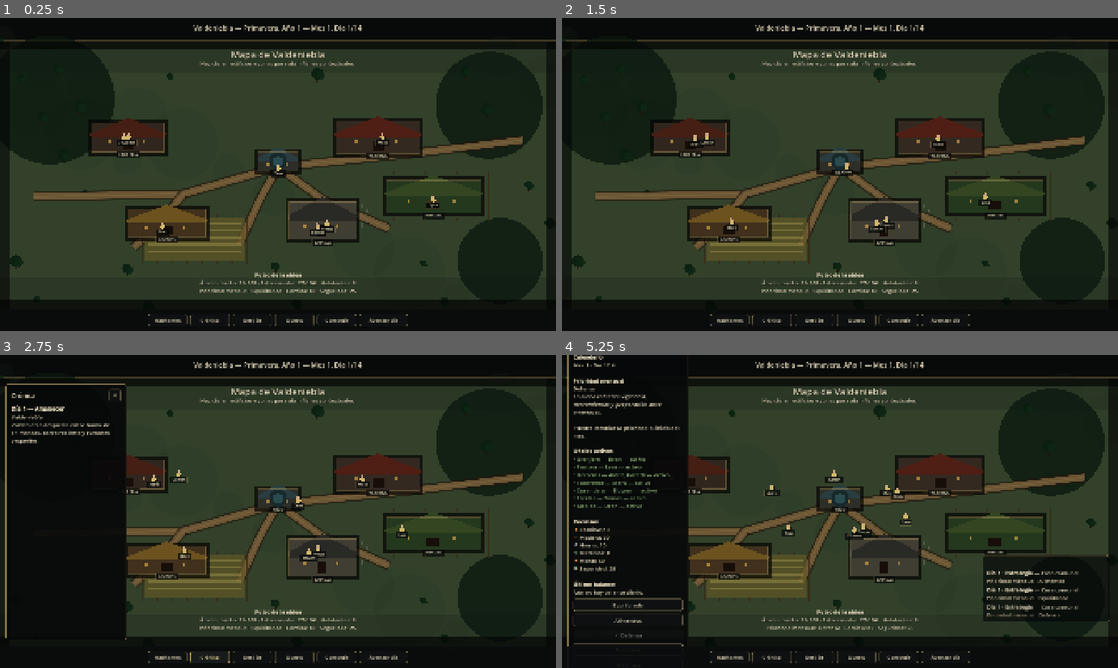
Above: before the commit, frames 1-4 (two rows, left to right).
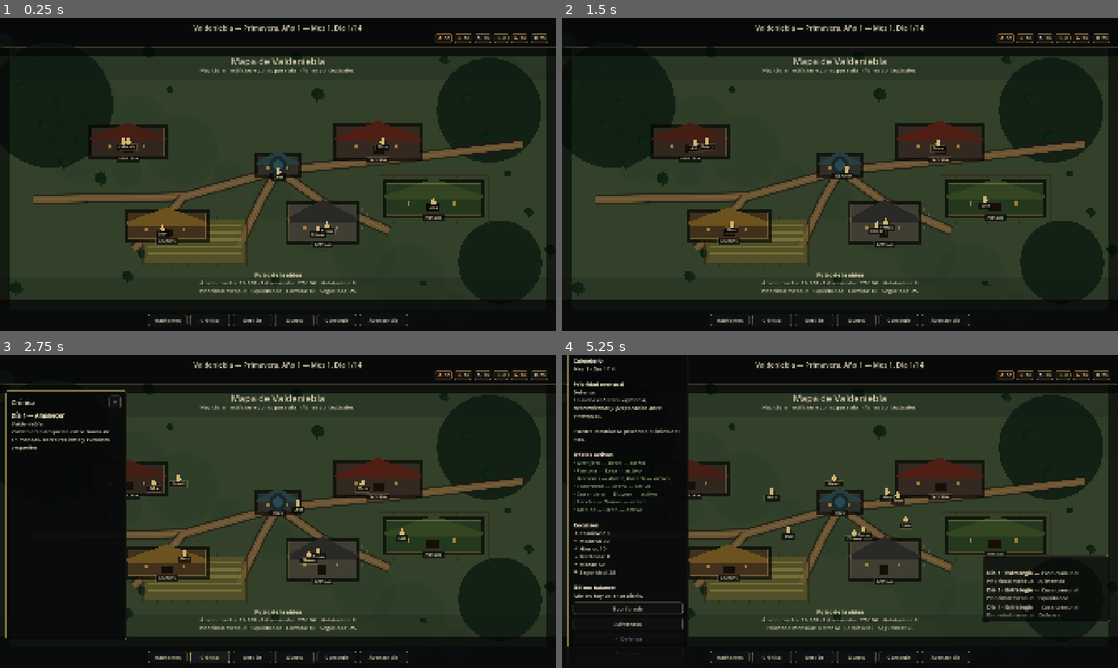
Above: after the commit, the same moments.

Repository: Nachobt98/valdeniebla
Game: Godot game, scene res://main.tscn
Two runs of this game, one before a commit and one after it. Both use one fixed random seed, a clock stepped at 60 frames per second and the inputs below.
Inputs:
- Up to frame 1 (0.25 s): no input
- Up to frame 2 (1.5 s): click "Habitantes" at 0.5 s; click "×" at 1.25 s
- Up to frame 3 (2.75 s): click "Crónica" at 2 s
- Up to frame 4 (5.25 s): click "Gestión" at 2.75 s; click "Alimentos" at 3.5 s; click "Equilibrada" at 4.25 s; click "Defensa" at 5 s

The runs differ from the first frame. In frame 1, 13% of the frame differs, in the area x 0-100%, y 4-90%; in frame 2, 13%; in frame 3, 12%; in frame 4, 15%, in the area x 0-100%, y 0-94%.
Error before the commit: Trying to assign value of type 'VBoxContainer' to a variable of type 'HBoxContainer'. (res://main.gd:151)

Commit message:
Fix resource strip parent container type

Diff:
--- a/main.gd
+++ b/main.gd
@@ -148,7 +148,7 @@
 	if resource_strip != null:
 		return
 	top_stats_label.visible = false
-	var top_bar_content: HBoxContainer = $RootMargin/RootLayout/TopBar/TopBarMargin/TopBarContent
+	var top_bar_content: BoxContainer = $RootMargin/RootLayout/TopBar/TopBarMargin/TopBarContent
 	resource_strip = HBoxContainer.new()
 	resource_strip.name = "ResourceIconStrip"
 	resource_strip.size_flags_horizontal = Control.SIZE_EXPAND_FILL
